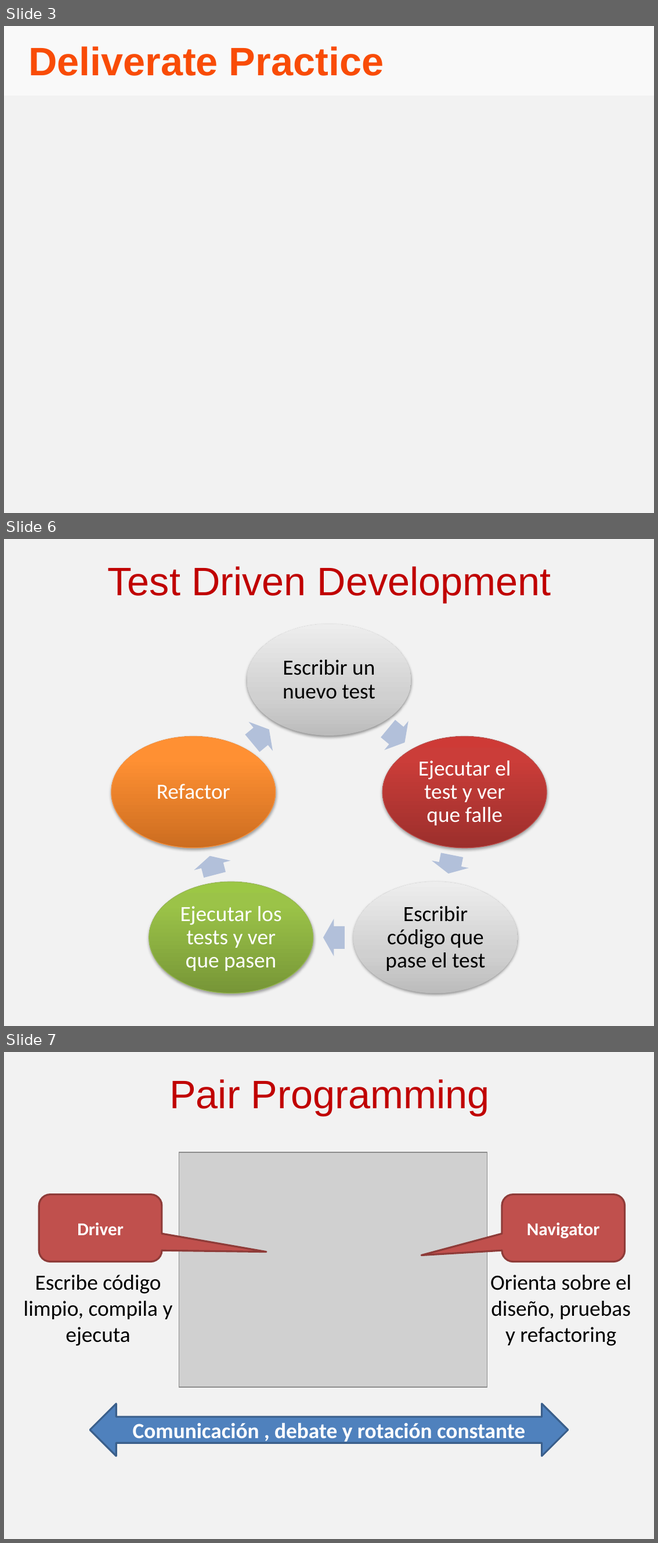
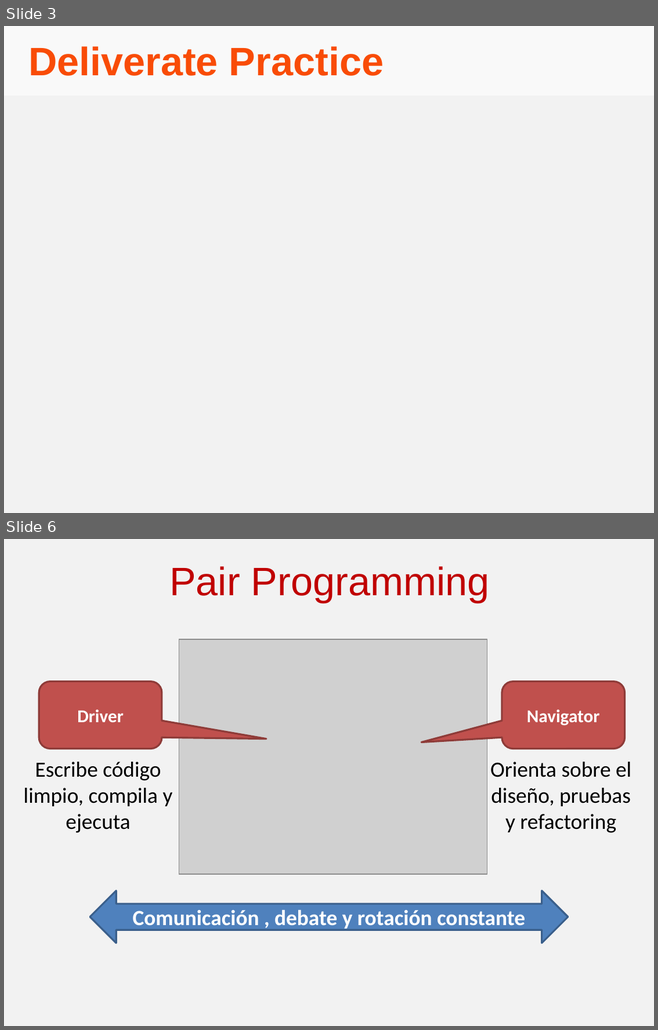
Before and after one commit to angelnunezsalazar/Coding-Dojo, a slide deck: Randori/Coding Dojo.pptx. Shown one above the other, each under a label of ours: slides 3, 6 and 7 before the commit, slides 3 and 6 after it; the slides between them are not shown. The pictures are 658x1543 and 658x1030 pixels, drawn with LibreOffice and Linux fonts; fonts in the diff are those of the drawing; grey boxes stand for pictures; background and template pictures are left out. Boxes give left, top, right and bottom in pixels: in the first picture for what was removed or moved away, otherwise in the second. Text is boxed around its words. In the diff, an @@ line names an element or a change of style, - is before the commit and + after.

Commit message:
Nuevas Katas OwnTestFramework Potter y Poker

```diff
--- a/Randori/Coding Dojo.pptx
+++ b/Randori/Coding Dojo.pptx
@@ slide 6 removed at (x1=4, y1=539, x2=654, y2=1026), background #F2F2F2 @@
@@ title removed at (x1=108, y1=566, x2=551, y2=603) @@
-Test Driven Development
@@ group removed at (x1=111, y1=624, x2=546, y2=994): 5 ellipses, 5 texts, 5 right arrows @@
-Escribir un nuevo test
-Ejecutar el test y ver que falle
-Escribir código que pase el test
-Ejecutar los tests y ver que pasen
-Refactor
@@ what was slide 7 is now slide 6 @@
```
Also in this commit, not shown: 4 slides changed, 5 slides added, 3 other slides removed.
